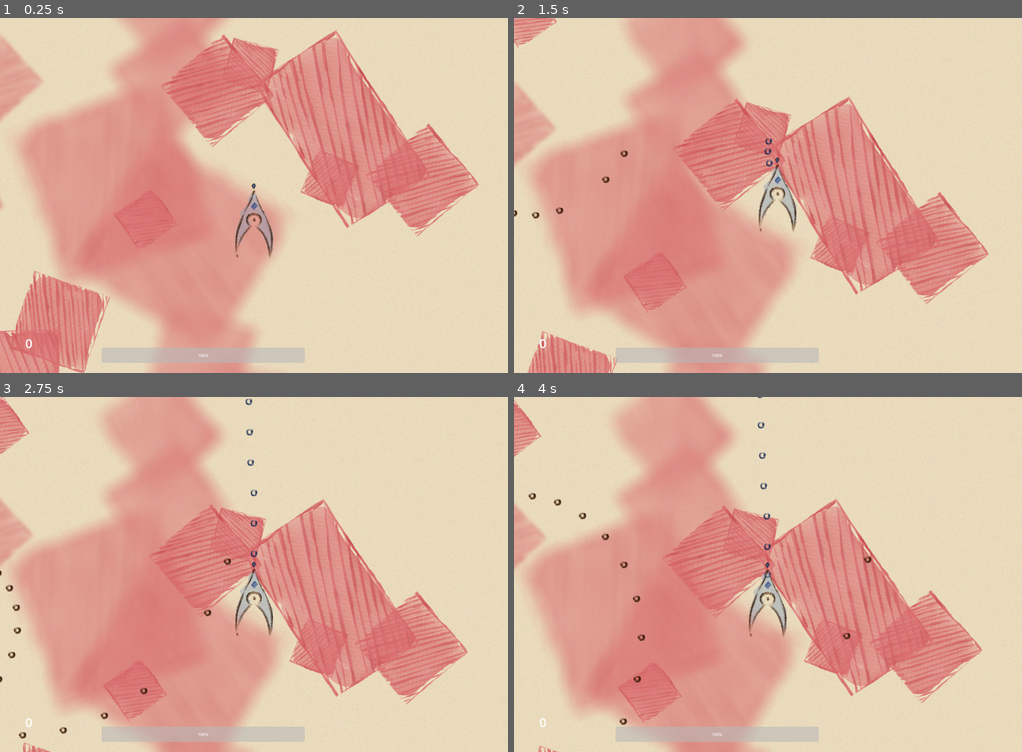
Above: before the commit, frames 1-4 (two rows, left to right).
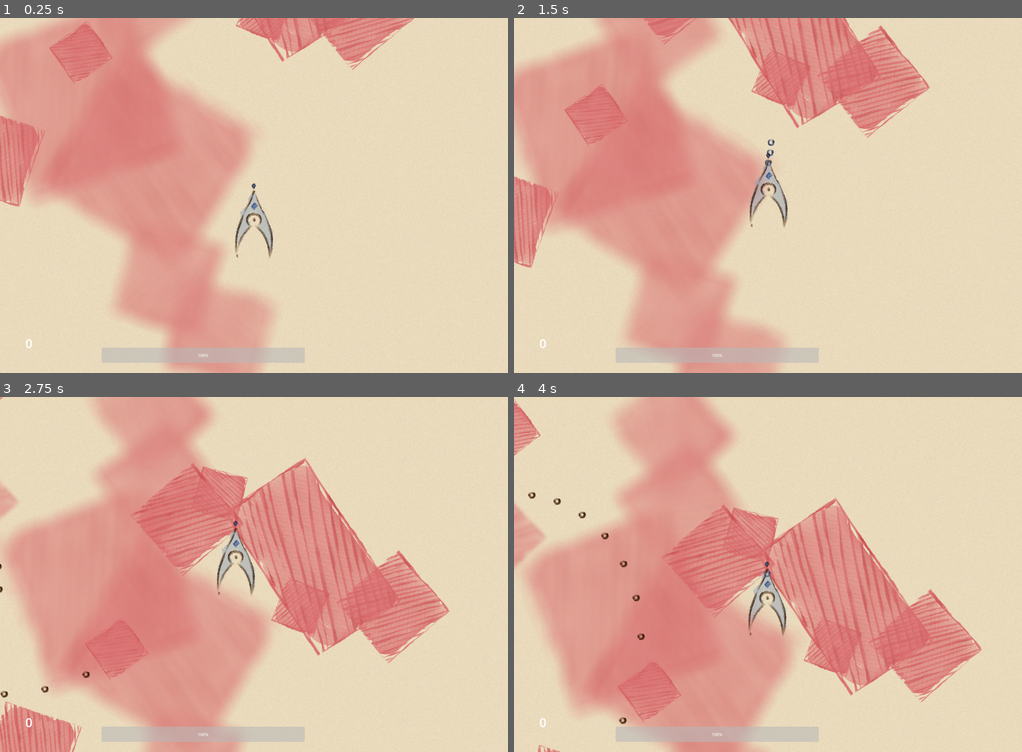
Above: after the commit, the same moments.

Repository: AustereTriceratops/BulletHellEngine
Game: Godot game, scene res://levels/test_levels/environmentTest.tscn
Same seed, same stepped clock (60 frames per second), same inputs: the game is played once before the commit and once after it. This scene is started directly instead of the project's main scene.
Inputs (mouse positions are in pixels of both pictures, inside the frame that each line leads up to):
- Up to frame 1 (0.25 s): no input
- Up to frame 2 (1.5 s): tap Enter at 0.5 s; move the mouse to (793, 195) at 0.52 s; hold Q (look_left) 0.53-1.28 s; hold W (player_up) from 0.53 s (still down); move the mouse to (742, 195) at 1.27 s; tap E (look_right) at 1.35 s
- Up to frame 3 (2.75 s): keep holding W (player_up); move the mouse to (264, 567) at 2.02 s; hold Shift (shift) from 2.03 s (still down)
- Up to frame 4 (4 s): keep holding W (player_up); move the mouse to (762, 581) at 2.77 s; release Shift (shift) at 2.78 s; tap Q (look_left) at 2.85 s; move the mouse to (803, 578) at 3.52 s; hold E (look_right) from 3.53 s (still down)

The runs differ from the first frame. In frame 1, 43% of the frame differs, in the area x 0-95%, y 0-100%; in frame 2, 47%, in the area x 0-94%, y 0-100%; in frame 3, 25%; in frame 4, 2.3%.

Commit message:
bullets despawn when hitting walls

Diff:
--- a/bullets/Bullet.tscn
+++ b/bullets/Bullet.tscn
@@ -5,11 +5,11 @@
 [ext_resource type="Texture2D" uid="uid://bw6bahoegomev" path="res://assets/bullet1.png" id="3_51tex"]
 
 [sub_resource type="CircleShape2D" id="CircleShape2D_v23sg"]
+radius = 20.0
 
 [node name="Bullet" type="RigidBody2D" groups=["enemy_bullets"]]
 collision_layer = 2
-collision_mask = 0
-gravity_scale = 2.66454e-15
+collision_mask = 16
 script = ExtResource("1_gdrkw")
 particles = ExtResource("2_ub4nk")
 
--- a/bullets/PlayerBullet.tscn
+++ b/bullets/PlayerBullet.tscn
@@ -4,11 +4,12 @@
 [ext_resource type="Texture2D" uid="uid://di2mj05w8a46s" path="res://assets/bullet_2.png" id="2_k5t43"]
 
 [sub_resource type="CircleShape2D" id="CircleShape2D_xcc6l"]
+radius = 20.0998
 
 [node name="PlayerBullet" type="RigidBody2D" groups=["player_bullets"]]
 collision_layer = 4
-collision_mask = 0
-gravity_scale = 2.66454e-15
+collision_mask = 16
+gravity_scale = 0.0
 script = ExtResource("1_rk0ym")
 
 [node name="DespawnTimer" type="Timer" parent="."]
--- a/bullets/bullet.gd
+++ b/bullets/bullet.gd
@@ -20,6 +20,20 @@
 	if hits >= maxHits:
 		queue_free()
 
+
+# ========================
+# ===== NODE METHODS =====
+# ========================
+
+func _ready():
+	gravity_scale = 0
+	contact_monitor = true
+	max_contacts_reported = 1
+
+func _physics_process(delta: float) -> void:
+	if get_contact_count() > 0:
+		queue_free()
+
 # ========================
 # ====== RECIEVERS =======
 # ========================
--- a/enemies/towers/tower.gd
+++ b/enemies/towers/tower.gd
@@ -86,7 +86,5 @@
 
 func _on_main_ready():
 	bulletsNode = mainNode.get_node("Enemies/EnemyBullets")
-	print(bulletsNode)
 	playerNode = mainNode.get_node("Player")
-	print(playerNode)
 	playerNode.rotated.connect(update_healthbar_rotation)
--- a/levels/test_levels/environmentTest.tscn
+++ b/levels/test_levels/environmentTest.tscn
@@ -88,6 +88,7 @@
 position = Vector2(-527, 782)
 
 [node name="PlayerSpawn" type="Node2D" parent="Spawners"]
+position = Vector2(255, 656)
 
 [node name="Towers" type="Node" parent="."]
 
